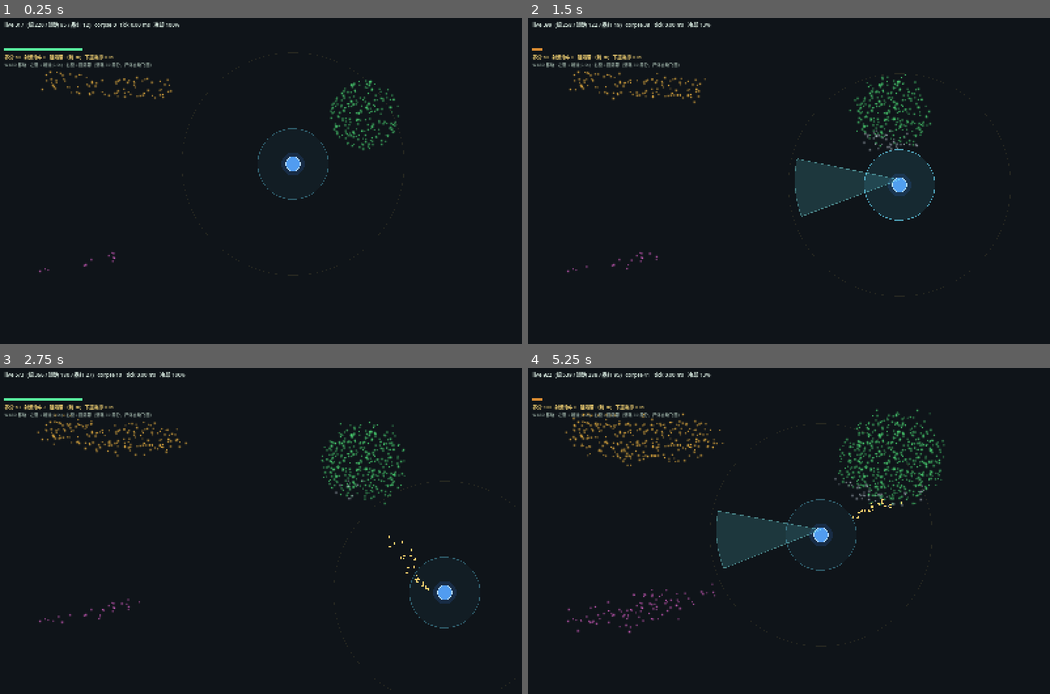
Above: before the commit, frames 1-4 (two rows, left to right).
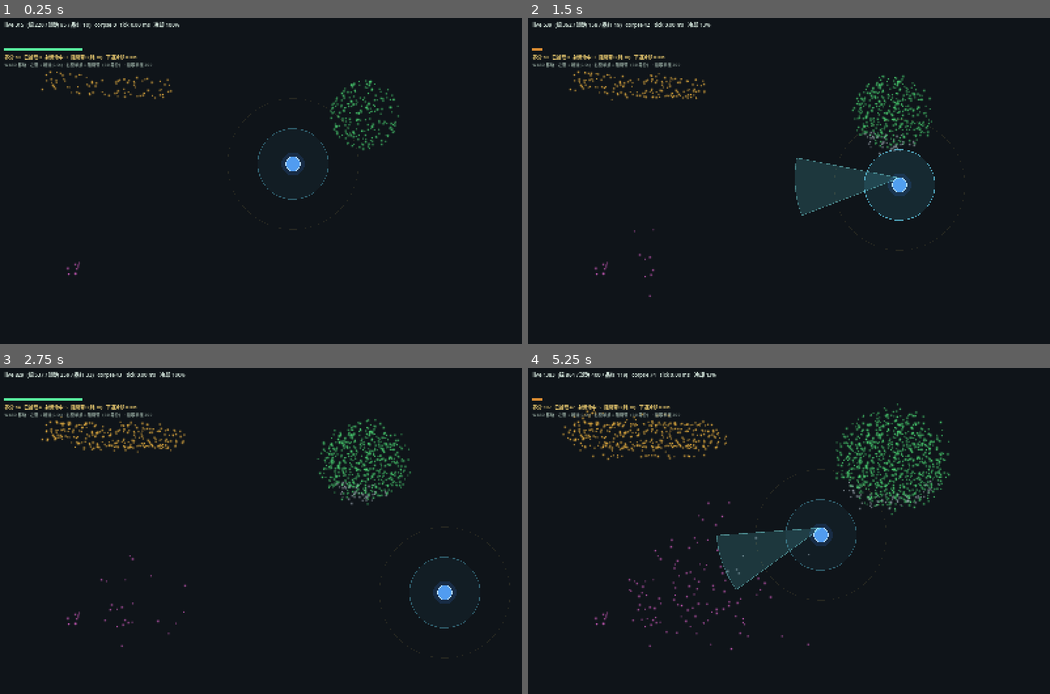
Above: after the commit, the same moments.

Repository: yanyanzi620/gamecreation
Game: Godot game, scene res://scenes/demo/virus_showcase.tscn
Same seed, same stepped clock (60 frames per second), same inputs: the game is played once before the commit and once after it. This scene is started directly instead of the project's main scene.
Inputs (mouse positions are in pixels of both pictures, inside the frame that each line leads up to):
- Up to frame 1 (0.25 s): no input
- Up to frame 2 (1.5 s): tap Enter at 0.5 s; move the mouse to (903, 164) at 0.52 s; hold D 0.53-1.28 s; tap P at 0.6 s; click (903, 164) at 0.67 s; tap Space at 0.77 s; move the mouse to (684, 197) at 1.27 s; hold S from 1.28 s (still down); tap N at 1.35 s; click (684, 197) at 1.42 s
- Up to frame 3 (2.75 s): tap Space at 1.52 s; move the mouse to (313, 459) at 2.02 s; release S at 2.03 s; hold D from 2.03 s (still down); tap R at 2.1 s; click (313, 459) at 2.17 s
- Up to frame 4 (5.25 s): move the mouse to (762, 596) at 2.77 s; release D at 2.78 s; hold W 2.78-3.53 s; tap Tab at 2.85 s; click (762, 596) at 2.92 s; tap Space at 3.02, 3.77, 4.52 s; move the mouse to (945, 579) at 3.52 s; hold A 3.53-5.03 s; tap B at 3.6 s; click (945, 579) at 3.67 s; move the mouse to (632, 482) at 4.27 s; tap V at 4.35 s; click (632, 482) at 4.42 s; move the mouse to (815, 531) at 5.02 s; hold S from 5.03 s (still down); tap P at 5.1 s; click (815, 531) at 5.17 s

The runs differ from the first frame. In frame 1, 0.4% of the frame differs, in the area x 4-30%, y 1-80%; in frame 2, 1.6%; in frame 3, 2.4%; in frame 4, 6.0%, in the area x 3-81%, y 1-87%.

Commit message:
feat(M1-T2): chain becomes point-spread (ignores barrier); denser growth; pickup radius 200; fix nutrient overflow loss; right-click fires on press

Diff:
--- a/project.godot
+++ b/project.godot
@@ -13,6 +13,8 @@
 config/name="Purge Protocol Greybox"
 run/main_scene="res://scenes/main.tscn"
 config/features=PackedStringArray("4.7", "GL Compatibility")
+run/low_processor_mode=false
+run/max_fps=0
 
 [autoload]
 
--- a/scripts/demo/virus_showcase.gd
+++ b/scripts/demo/virus_showcase.gd
@@ -19,7 +19,7 @@
 const STEP := 1.0 / 60.0
 const SPEED := 320.0
 const PLAYER_R := 22.0
-const BLK_CD := 3.0
+const BLK_CD := 0.20
 const BLK_COST := 30
 
 var player := Vector2(900.0, 450.0)
@@ -30,8 +30,6 @@
 var aura
 
 var _acc := 0.0
-var _lmb := false
-var _rmb := false
 var _blk_cd := 0.0
 var _hud: Label
 var _hud2: Label
@@ -45,6 +43,10 @@
 
 func _ready() -> void:
 	RenderingServer.set_default_clear_color(Color(0.06, 0.08, 0.10))
+	# 窗口失焦 / 长时间无输入时，引擎和系统都可能给画面降频，
+	# 表现就是「画面冻住、动一下鼠标才继续」。这两行是兜底。
+	OS.low_processor_usage_mode = false
+	Engine.max_fps = 0
 	_shot = OS.get_cmdline_user_args().has("--shot")
 
 	pop = load("res://scripts/world/virus_population.gd").new()
@@ -56,7 +58,8 @@
 	# 带状：半长 185 / 半宽 40，主轴 0.18 弧度
 	pop.spawn_virus(KIND_BAND, Vector2(330.0, 210.0), 200.0, 32.0, 85, 0.08)
 	# 跳跃链：4 颗珠子，珠半径 22，间距 56，主轴 -0.45
-	pop.spawn_virus(KIND_CHAIN, Vector2(240.0, 760.0), 18.0, 70.0, 12, -0.22)
+	# 跳跃链：一小撮种子点，之后靠单点传播往前散成点阵
+	pop.spawn_virus(KIND_CHAIN, Vector2(230.0, 770.0), 26.0, 0.0, 10, -0.35)
 
 	jet = load("res://scripts/units/tools/jet_system.gd").new()
 	jet.name = "Jet"
@@ -94,7 +97,7 @@
 	_hint.position = Vector2(18, 136)
 	_hint.add_theme_font_size_override("font_size", 13)
 	_hint.add_theme_color_override("font_color", Color(0.60, 0.68, 0.64))
-	_hint.text = "WASD 移动 · 左键 = 射流(0.5s) · 右键 = 阻隔带（消耗 30 养分，尸体自动飞回）"
+	_hint.text = "WASD 移动 · 左键 = 射流(0.5s) · 右键单点 = 阻隔带（30 养分） · 拾取半径 200"
 	layer.add_child(_hint)
 
 	if _shot:
@@ -121,8 +124,9 @@
 	var p := ProjectSettings.globalize_path(path)
 	img.save_png(p)
 	print("[SHOT] ", p)
-	print("[STAT] sim=%.2f frames=%d live=%d corpse=%d nut=%d hit=%d" % [
-		_sim, _frames, pop.live_count(), pop.corpse_count(), aura.nutrient, jet.last_hit()
+	print("[STAT] sim=%.2f frames=%d live=%d corpse=%d nut=%d picked=%d hit=%d" % [
+		_sim, _frames, pop.live_count(), pop.corpse_count(), aura.nutrient,
+		aura.picked, jet.last_hit()
 	])
 
 
@@ -141,6 +145,23 @@
 	if d.length() < 1.0:
 		d = Vector2.RIGHT
 	return jet.fire(player, d)
+
+
+# 鼠标一律走事件，按下这一下就判定：
+# 轮询式检测会漏掉「按下+抬起发生在同一帧」的快速点击
+func _unhandled_input(e: InputEvent) -> void:
+	if not (e is InputEventMouseButton):
+		return
+	var mb := e as InputEventMouseButton
+	if not mb.pressed:
+		return
+	var pos := get_global_mouse_position()
+	if mb.button_index == MOUSE_BUTTON_LEFT:
+		_fire(pos)
+	elif mb.button_index == MOUSE_BUTTON_RIGHT:
+		if _blk_cd <= 0.0:
+			if _place_block(pos):
+				_blk_cd = BLK_CD
 
 
 func _process(delta: float) -> void:
@@ -162,23 +183,11 @@
 	if _blk_cd > 0.0:
 		_blk_cd = maxf(0.0, _blk_cd - delta)
 
-	if Input.is_mouse_button_pressed(MOUSE_BUTTON_LEFT):
-		if not _lmb:
-			_lmb = true
-			_fire(mouse)
-	else:
-		_lmb = false
-
-	if Input.is_mouse_button_pressed(MOUSE_BUTTON_RIGHT):
-		if not _rmb:
-			_rmb = true
-			if _blk_cd <= 0.0:
-				_place_block(mouse)
-				_blk_cd = BLK_CD
-	else:
-		_rmb = false
+
 
 	_acc += delta
+	if _acc > 0.25:
+		_acc = 0.25      # 失焦/卡顿回来后不要疯狂追帧
 	var guard := 0
 	while _acc >= STEP and guard < 8:
 		_acc -= STEP
@@ -200,8 +209,8 @@
 		pop.live_by_kind(KIND_CHAIN),
 		pop.corpse_count(), float(_tick_us) / 1000.0, int(ratio * 100.0)
 	]
-	_hud2.text = "养分 %d   射流命中 %d   阻隔带 %d(耗 %d)   下道冷却 %.1fs" % [
-		aura.nutrient, jet.last_hit(), pop.block_count(), BLK_COST, _blk_cd
+	_hud2.text = "养分 %d   已拾取 %d   射流命中 %d   阻隔带 %d(耗 %d)   下道冷却 %.2fs" % [
+		aura.nutrient, aura.picked, jet.last_hit(), pop.block_count(), BLK_COST, _blk_cd
 	]
 	queue_redraw()
 
--- a/scripts/units/tools/purge_aura.gd
+++ b/scripts/units/tools/purge_aura.gd
@@ -10,13 +10,14 @@
 
 const PURGE_RADIUS := 108.0
 const PURGE_PER_SEC := 55.0
-const PICKUP_RADIUS := 340.0
+const PICKUP_RADIUS := 200.0
 const PICKUP_PER_SEC := 45.0
 const MOTE_SPEED := 460.0
 const MOTE_MAX := 80
 
 var nutrient := 0
 var last_purge := 0
+var picked := 0      # 累计拾取的尸体数（验收用）
 
 var _acc_purge := 0.0
 var _acc_pick := 0.0
@@ -45,14 +46,21 @@
 			_flash = 0.12
 
 	# 2) 自动拾取：把范围内的老尸体变成光点
+	#    关键：先算「还能带几个」，再决定吃几个 ——
+	#    否则尸体已经被从池里删掉、光点却因为满员没生成，养分就被吞掉了
 	_acc_pick += dt * PICKUP_PER_SEC
+	if _acc_pick > float(MOTE_MAX):
+		_acc_pick = float(MOTE_MAX)   # 不攒超过一次能带走的量
 	var m := int(_acc_pick)
-	if m > 0:
-		_acc_pick -= float(m)
+	var room := MOTE_MAX - _motes.size()
+	if room > 0 and m > 0:
+		if m > room:
+			m = room
 		var spots: Array = _pop.take_corpse_near(center, PICKUP_RADIUS, m)
+		_acc_pick -= float(spots.size())
+		picked += spots.size()
 		for s in spots:
-			if _motes.size() < MOTE_MAX:
-				_motes.append(s)
+			_motes.append(s)
 
 	# 3) 光点飞向单元，到了入账
 	var keep: Array = []
--- a/scripts/world/virus_population.gd
+++ b/scripts/world/virus_population.gd
@@ -7,7 +7,7 @@
 #
 #   KIND_BLOB  圆周    各向同性，长成不规则圆盘
 #   KIND_BAND  带状    主轴优先，主轴缓慢折线，长成条带
-#   KIND_CHAIN 跳跃链  单轴强推 + 定期跳跃，长成断续的链/枝
+#   KIND_CHAIN 跳跃链  单点传播：往前方扇形里随机落点，无视阻隔带
 #
 # 生长机制（三条铁律）
 #   1. 复制式扩张：冷却结束后「生一个新粒子」，本体不变大
@@ -32,13 +32,13 @@
 const KIND_COUNT := 3
 
 # 每格容量：圆盘最密，条带中等，链最瘦
-const CAP_BLOB := 7
-const CAP_BAND := 4
-const CAP_CHAIN := 3
+const CAP_BLOB := 10
+const CAP_BAND := 6
+const CAP_CHAIN := 2
 
 # ------------------------------------------------------------ 池
-const MAX_LIVE := 4200
-const MAX_CORPSE := 1200
+const MAX_LIVE := 6000
+const MAX_CORPSE := 1800
 const TOTAL := MAX_LIVE + MAX_CORPSE
 
 # ------------------------------------------------------------ 空间
@@ -52,15 +52,17 @@
 # ------------------------------------------------------------ 生长
 const R_MIN := 4.5
 const R_MAX := 8.0
-const COOL_MIN := 1.00
-const COOL_MAX := 2.00
-const SPAWN_D_MIN := 16.0
-const SPAWN_D_MAX := 30.0
-const STEP_MIN_CHAIN := 32.0     # 链的步长：粒子之间留出可见的空档
-const STEP_MAX_CHAIN := 52.0
+const COOL_MIN := 0.80
+const COOL_MAX := 1.55
+const SPAWN_D_MIN := 14.0
+const SPAWN_D_MAX := 26.0
 const PROBE_DIST := 30.0        # 探一格
-const JUMP_DIST := 112.0         # 跳跃链的跳跃距离（约 2.6 格）
-const JUMP_CHANCE := 0.85       # 前进方向被堵死时，尝试跳跃的概率
+
+# 跳跃链 = 单点传播：不粘连、不稳方向，只保证「整体往前推」
+# 每次繁殖在空中随机落一个点，点与点之间天然留空，视觉上不会糊成条带
+const CHAIN_SPREAD_DEG := 38.0   # 落点相对主轴的最大偏角
+const CHAIN_STEP_MIN := 95.0     # 落点距离
+const CHAIN_STEP_MAX := 190.0
 
 # ------------------------------------------------------------ 阻隔带
 const BLK_ARM := 0.45           # 释放后闪烁多久才生效
@@ -72,8 +74,6 @@
 const BLK_STATE_ON := 1
 const AXIS_WANDER := 0.07       # 每次繁殖让主轴折一次的概率
 const WANDER_DEG_BAND := 20.0
-const WANDER_DEG_CHAIN := 8.0
-const WANDER_CHANCE_CHAIN := 0.12
 
 const YOUNG_SEC := 2.0
 const DRIFT_SPEED := 24.0
@@ -113,12 +113,10 @@
 var _dirty := true
 var _blk: Array = []
 
-
 func _ready() -> void:
 	_rng.seed = 20261119
 	_init_pool()
 	_init_multimesh()
-
 
 func _init_pool() -> void:
 	_px.resize(TOTAL)
@@ -143,7 +141,6 @@
 	_buf.resize(TOTAL * 12)
 	_buf.fill(0.0)
 
-
 func _init_multimesh() -> void:
 	var mm := MultiMesh.new()
 	mm.transform_format = MultiMesh.TRANSFORM_2D
@@ -159,7 +156,6 @@
 	_mmi.multimesh = mm
 	_mmi.texture = _make_dot_texture()
 	add_child(_mmi)
-
 
 func _make_dot_texture() -> ImageTexture:
 	var s := 32
@@ -174,7 +170,6 @@
 			a = a * a
 			img.set_pixel(x, y, Color(1.0, 1.0, 1.0, a))
 	return ImageTexture.create_from_image(img)
-
 
 # ============================================================ 播种
 
@@ -194,10 +189,8 @@
 			_rng.randf_range(0.0, 1.2), _rng.randf_range(COOL_MIN, COOL_MAX))
 	return vid
 
-
 func seed_blob(center: Vector2, radius: float, count: int) -> int:
 	return spawn_virus(KIND_BLOB, center, radius, radius, count, 0.0)
-
 
 func _seed_point(kind: int, center: Vector2, a: float, b: float, axis: float) -> Vector2:
 	var ax := Vector2(cos(axis), sin(axis))
@@ -207,34 +200,27 @@
 		var v := _rng.randf_range(-b, b)
 		return center + ax * u + pp * v
 	if kind == KIND_CHAIN:
-		var beads := 4
-		var bi := _rng.randi_range(0, beads - 1)
-		var off := (float(bi) - float(beads - 1) * 0.5) * b
+		# 跳跃链的种子就是一小撮点，之后靠「单点传播」往前散开
 		var ang := _rng.randf() * TAU
 		var rr := a * sqrt(_rng.randf())
-		return center + ax * off + Vector2(cos(ang), sin(ang)) * rr
+		return center + Vector2(cos(ang), sin(ang)) * rr
 	var ang2 := _rng.randf() * TAU
 	var rr2 := a * sqrt(_rng.randf())
 	return center + Vector2(cos(ang2), sin(ang2)) * rr2
 
-
 # ============================================================ 查询
 
 func live_count() -> int:
 	return _n_live
 
-
 func corpse_count() -> int:
 	return _n_corpse
 
-
 func live_by_kind(kind: int) -> int:
 	return _kind_live[kind]
 
-
 func arena_size() -> Vector2:
 	return Vector2(ARENA_W, ARENA_H)
-
 
 # ============================================================ 池操作
 
@@ -268,7 +254,6 @@
 	_dirty = true
 	return i
 
-
 func _kill(i: int) -> void:
 	if _alive[i] == 0:
 		return
@@ -283,7 +268,6 @@
 	_write_slot(i)
 	_dirty = true
 
-
 func _to_corpse(i: int) -> void:
 	if _alive[i] == 0 or _ptype[i] != 0:
 		return
@@ -297,7 +281,6 @@
 	_write_slot(i)
 	_dirty = true
 
-
 # ============================================================ 粗格
 
 func _cell_idx(x: float, y: float) -> int:
@@ -305,20 +288,16 @@
 	var cy := int(clampf(y / CELL, 0.0, GRID_H - 1.0))
 	return cy * GRID_W + cx
 
-
 func _cell_add(x: float, y: float) -> void:
 	_cell[_cell_idx(x, y)] += 1
-
 
 func _cell_remove(x: float, y: float) -> void:
 	var idx := _cell_idx(x, y)
 	if _cell[idx] > 0:
 		_cell[idx] -= 1
 
-
 func _cell_count(x: float, y: float) -> int:
 	return _cell[_cell_idx(x, y)]
-
 
 func _cell_cap(kind: int) -> int:
 	if kind == KIND_BAND:
@@ -326,7 +305,6 @@
 	if kind == KIND_CHAIN:
 		return CAP_CHAIN
 	return CAP_BLOB
-
 
 # ============================================================ 方向权重
 # 这个函数决定「长成什么形状」。score = 权重 × 剩余容量，
@@ -346,14 +324,8 @@
 		if diff <= PI * 0.50:
 			return 0.5          # 侧向
 		return 0.30             # 反方向：只用于回填
-	if kind == KIND_CHAIN:
-		if diff <= PI * 0.13:
-			return 10.0         # 正前方：单线，几乎不分叉
-		if diff <= PI * 0.30:
-			return 0.10
-		return 0.04             # 反向：只用于回填
+
 	return 1.0                  # BLOB：各向同性
-
 
 # ============================================================ 模拟
 
@@ -378,7 +350,6 @@
 		_mmi.multimesh.buffer = _buf
 		_dirty = false
 
-
 func _replicate(i: int) -> void:
 	if _n_live >= MAX_LIVE:
 		return
@@ -387,28 +358,15 @@
 	var axis := _pax[i]
 	var cap := _cell_cap(kind)
 
-	# 跳跃链：只认正前方 ±23°。前方堵死就跳一段；跳跃失败才允许回填。
-	# 这个分支是「链」和「糊成一团」的唯一差别。
+	# 跳跃链 = 单点传播：往前方扇形里随机落一个点，隔着阻隔带也照样落
 	if kind == KIND_CHAIN:
-		var fwd := _pick_dir(i, kind, axis, cap, PI * 0.13)
-		if fwd[3]:
-			_do_spawn(i, fwd[1], fwd[2], kind, cap)
-			return
-		if _rng.randf() < JUMP_CHANCE and _try_jump(i, axis):
-			return
-		var anyd := _pick_dir(i, kind, axis, cap, PI)
-		if anyd[3]:
-			_do_spawn(i, anyd[1], anyd[2], kind, cap)
-			return
-		_pcool[i] = _rng.randf_range(COOL_MIN, COOL_MAX)
-		return
-
+		_chain_spread(i, axis)
+		return
 	var best := _pick_dir(i, kind, axis, cap, PI)
 	if not best[3]:
 		_pcool[i] = _rng.randf_range(COOL_MIN, COOL_MAX)
 		return
 	_do_spawn(i, best[1], best[2], kind, cap)
-
 
 # 在 max_diff 夹角范围内，挑「权重 × 剩余容量」最大的方向
 # 返回 [score, dx, dy, found]
@@ -445,6 +403,24 @@
 			by = dy
 	return [best, bx, by, found]
 
+func _chain_spread(i: int, axis: float) -> void:
+	# 往主轴前方 ±CHAIN_SPREAD_DEG 的扇形里随机落一个点。
+	# 不沿地面走 -> 阻隔带栏不住（这是它和带状病毒最大的区别）；
+	# 点与点之间天然留空 -> 不会糊成条带。
+	var ang := axis + deg_to_rad(_rng.randf_range(-CHAIN_SPREAD_DEG, CHAIN_SPREAD_DEG))
+	var dist := _rng.randf_range(CHAIN_STEP_MIN, CHAIN_STEP_MAX)
+	var nx := _px[i] + cos(ang) * dist
+	var ny := _py[i] + sin(ang) * dist
+	if nx < ARENA_PAD or nx > ARENA_W - ARENA_PAD or ny < ARENA_PAD or ny > ARENA_H - ARENA_PAD:
+		_pcool[i] = _rng.randf_range(COOL_MIN, COOL_MAX)
+		return
+	if _cell_count(nx, ny) >= CAP_CHAIN:
+		_pcool[i] = _rng.randf_range(COOL_MIN, COOL_MAX)
+		return
+	var naxis := axis + deg_to_rad(_rng.randf_range(-14.0, 14.0))
+	_spawn(nx, ny, _rng.randf_range(R_MIN, R_MAX), 0, KIND_CHAIN, naxis,
+		_pvid[i], 0.0, _rng.randf_range(COOL_MIN, COOL_MAX))
+	_pcool[i] = _rng.randf_range(COOL_MIN, COOL_MAX)
 
 # 真正落一个子粒子：抖动角度 + 随机步长 + 主轴缓慢折线
 func _do_spawn(i: int, bx: float, by: float, kind: int, cap: int) -> void:
@@ -452,9 +428,6 @@
 	var nd := Vector2(bx, by).rotated(jitter)
 	var smin := SPAWN_D_MIN
 	var smax := SPAWN_D_MAX
-	if kind == KIND_CHAIN:
-		smin = STEP_MIN_CHAIN
-		smax = STEP_MAX_CHAIN
 	var dist := _rng.randf_range(smin, smax)
 	var nx := _px[i] + nd.x * dist
 	var ny := _py[i] + nd.y * dist
@@ -465,46 +438,29 @@
 		_pcool[i] = _rng.randf_range(COOL_MIN, COOL_MAX)
 		return
 	# 阻隔带：生效后不许穿过；闪烁期内穿过去只会被减速
-	var bc := _block_cross(_px[i], _py[i], nx, ny)
-	if bc == 1:
-		_pcool[i] = _rng.randf_range(COOL_MIN, COOL_MAX)
-		return
+	# 跳跃链例外 —— 它是空中落点，不沿地面走，所以直接无视封堵
+	var bc := 0
+	if kind != KIND_CHAIN:
+		bc = _block_cross(_px[i], _py[i], nx, ny)
+		if bc == 1:
+			_pcool[i] = _rng.randf_range(COOL_MIN, COOL_MAX)
+			return
 	var cool_pen := 2.4 if bc == 2 else 1.0
 
+	# 只有带状会缓慢折线（圆盘各向同性，链走的是 _chain_spread）
 	var naxis := _pax[i]
-	if kind != KIND_BLOB:
-		var chance := AXIS_WANDER if kind == KIND_BAND else WANDER_CHANCE_CHAIN
-		if _rng.randf() < chance:
-			var wd := WANDER_DEG_BAND if kind == KIND_BAND else WANDER_DEG_CHAIN
-			naxis = _pax[i] + deg_to_rad(_rng.randf_range(-wd, wd))
+	if kind == KIND_BAND and _rng.randf() < AXIS_WANDER:
+		naxis = _pax[i] + deg_to_rad(_rng.randf_range(-WANDER_DEG_BAND, WANDER_DEG_BAND))
 
 	_spawn(nx, ny, _rng.randf_range(R_MIN, R_MAX), 0, kind, naxis, _pvid[i],
 		0.0, _rng.randf_range(COOL_MIN, COOL_MAX) * cool_pen)
 	_pcool[i] = _rng.randf_range(COOL_MIN, COOL_MAX)
-
 
 func _ang_diff(a: float, b: float) -> float:
 	var d := fmod(a - b + PI, TAU)
 	if d < 0.0:
 		d += TAU
 	return absf(d - PI)
-
-
-# 跳跃：沿主轴跳过一段已经长满的区域，在对面重新落点
-func _try_jump(i: int, axis: float) -> bool:
-	var jx := _px[i] + cos(axis) * JUMP_DIST
-	var jy := _py[i] + sin(axis) * JUMP_DIST
-	if jx < ARENA_PAD or jx > ARENA_W - ARENA_PAD or jy < ARENA_PAD or jy > ARENA_H - ARENA_PAD:
-		return false
-	if _cell_count(jx, jy) >= _cell_cap(KIND_CHAIN):
-		return false
-	if _block_cross(_px[i], _py[i], jx, jy) == 1:
-		return false
-	_spawn(jx, jy, _rng.randf_range(R_MIN, R_MAX), 0, KIND_CHAIN, axis, _pvid[i],
-		0.0, _rng.randf_range(COOL_MIN, COOL_MAX))
-	_pcool[i] = _rng.randf_range(COOL_MIN, COOL_MAX)
-	return true
-
 
 # ============================================================ 消除
 
@@ -533,7 +489,6 @@
 		_to_corpse(i)
 		hit += 1
 	return hit
-
 
 # 净化场：圆形范围内按数量配额逐帧清除（接触即消融）
 func purge_circle(center: Vector2, radius: float, max_n: int) -> int:
@@ -554,7 +509,6 @@
 		hit += 1
 	return hit
 
-
 # 自动拾取用：吃掉范围内躺够 1 秒的尸体，返回它们的位置（供光点飞行用）
 func take_corpse_near(center: Vector2, radius: float, max_n: int) -> Array:
 	var out: Array = []
@@ -575,7 +529,6 @@
 		out.append(Vector2(_px[i], _py[i]))
 		_kill(i)
 	return out
-
 
 # 巨噬细胞回收：吃掉吸附范围内的尸体，换养分
 # 只收割「已经躺了 1 秒以上」的尸体，保证战场还能看到疤
@@ -599,7 +552,6 @@
 		got += 1
 	return got
 
-
 # ============================================================ 阻隔带
 # 规则
 #   · 只能落在单元朝前的正前方，不吸附、不拖拽
@@ -611,7 +563,6 @@
 
 func block_count() -> int:
 	return _blk.size()
-
 
 func place_block(origin: Vector2, dir: Vector2) -> bool:
 	var d := dir.normalized()
@@ -626,7 +577,6 @@
 	queue_redraw()
 	return true
 
-
 func _tick_blocks(dt: float) -> void:
 	if _blk.is_empty():
 		return
@@ -641,7 +591,6 @@
 	if keep.size() != _blk.size():
 		_blk = keep
 	queue_redraw()
-
 
 # 线段 (x0,y0)->(x1,y1) 与阻隔带的相交判定
 #   0 = 没穿   1 = 被生效带拦住   2 = 闪烁期内穿过（减速）
@@ -668,7 +617,6 @@
 			continue
 		return 1 if blk["state"] == BLK_STATE_ON else 2
 	return 0
-
 
 func _draw() -> void:
 	for blk in _blk:
@@ -689,7 +637,6 @@
 			draw_line(a, b, Color(1.0, 0.86, 0.35, 0.90 * blink), 2.0)
 			draw_line(a, b, Color(1.0, 0.86, 0.35, 0.20 * blink), 12.0)
 
-
 # ============================================================ 渲染
 
 func _kind_color(kind: int) -> Color:
@@ -698,7 +645,6 @@
 	if kind == KIND_CHAIN:
 		return COL_CHAIN
 	return COL_BLOB
-
 
 func _write_slot(i: int) -> void:
 	var o := i * 12
Not shown, changed: docs/病毒模型与攻击机制.md
